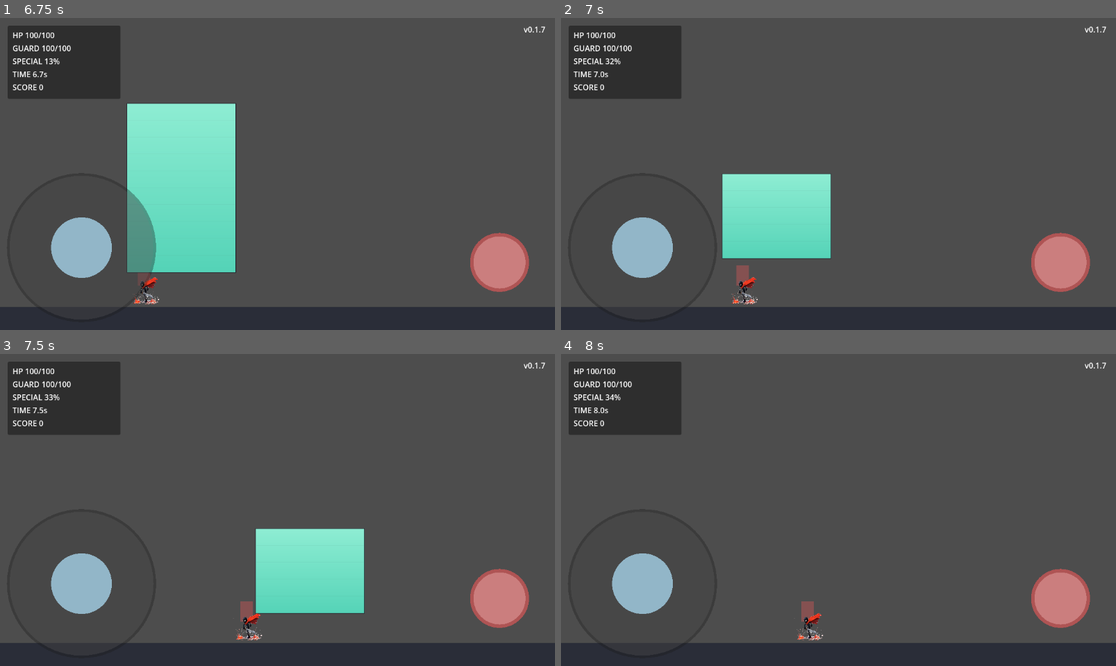
Above: before the commit, frames 1-4 (two rows, left to right).
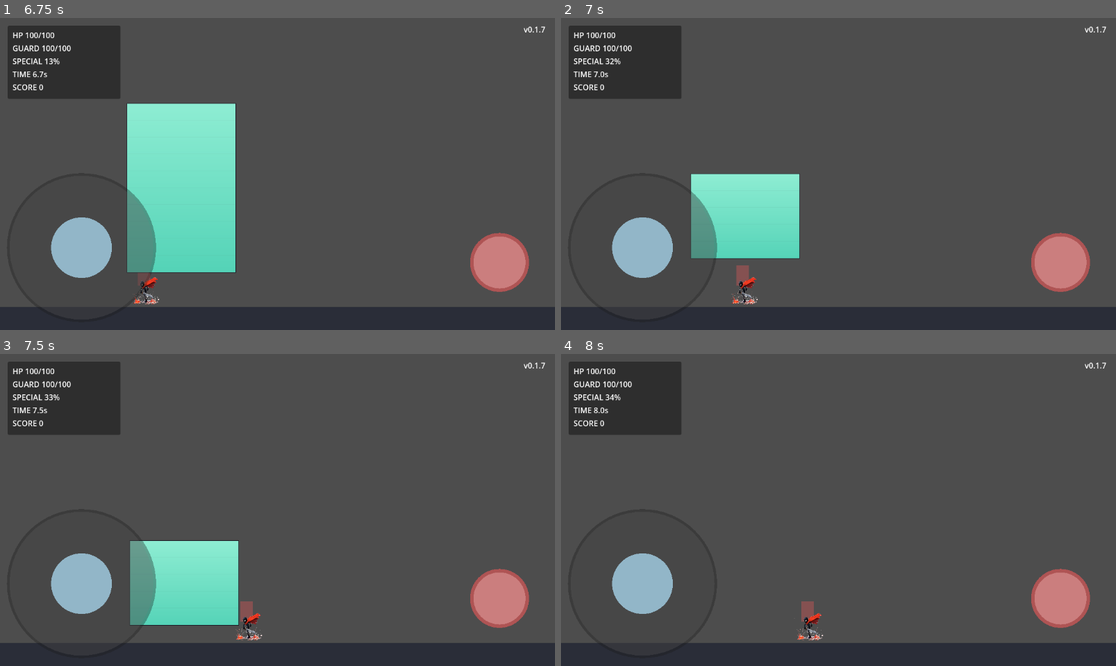
Above: after the commit, the same moments.

Repository: jenemia/BuildingSlash
Game: Godot game, scene res://scenes/Main.tscn
Same seed, same stepped clock (60 frames per second), same inputs: the game is played once before the commit and once after it.
Inputs (mouse positions are in pixels of both pictures, inside the frame that each line leads up to):
- Up to frame 1 (6.75 s): tap Enter at 0.5 s; move the mouse to (249, 236) at 0.52 s; hold D (move_right) 0.53-1.25 s; tap Z (attack) at 0.6, 2.3, 3.6, 5.1 s; click (249, 236) at 0.67 s; tap Space (jump) at 0.77, 2, 3.77 s; drag from (444, 220) to (238, 230) at 1.27 s; move the mouse to (111, 127) at 2.02 s; hold A (move_left) 2.03-2.75 s; tap X (special) at 2.1, 6.6 s; drag from (305, 174) to (111, 127) at 2.77 s; move the mouse to (194, 96) at 3.52 s; hold A (move_left) 3.53-4.25 s; drag from (399, 158) to (11, 230) at 4.27 s; move the mouse to (166, 189) at 5.02 s; hold D (move_right) 5.03-5.75 s; click (166, 189) at 5.17 s; drag from (333, 105) to (166, 189) at 5.77 s; move the mouse to (249, 236) at 6.52 s; hold D (move_right) from 6.53 s (still down)
- Up to frame 2 (7 s): keep holding D (move_right); tap Space (jump) at 6.77 s; tap Z (attack) at 6.8 s
- Up to frame 3 (7.5 s): release D (move_right) at 7.25 s; drag from (444, 556) to (233, 612) at 7.27 s
- Up to frame 4 (8 s): no input

Frame 1 is identical in both runs. In frame 2, 3.1% of the frame differs, in the area x 23-49%, y 49-78%; in frame 3, 11%, in the area x 23-66%, y 55-88%; in frame 4, less than 0.1%.

Commit message:
fix(combat): normalize block damage channels and split damage tuning

Diff:
--- a/scenes/world/FallingBlock.tscn
+++ b/scenes/world/FallingBlock.tscn
@@ -1,8 +1,11 @@
-[gd_scene load_steps=3 format=3]
+[gd_scene load_steps=4 format=3]
 
 [ext_resource type="Script" path="res://scripts/world/falling_block.gd" id="1_flblk"]
 
 [sub_resource type="RectangleShape2D" id="RectangleShape2D_flblk"]
+size = Vector2(180, 280)
+
+[sub_resource type="RectangleShape2D" id="RectangleShape2D_sensor"]
 size = Vector2(180, 280)
 
 [node name="FallingBlock" type="CharacterBody2D"]
@@ -12,6 +15,16 @@
 shape = SubResource("RectangleShape2D_flblk")
 position = Vector2(0, -140)
 
+[node name="TouchSensor" type="Area2D" parent="."]
+monitoring = true
+monitorable = false
+collision_layer = 0
+collision_mask = 1
+
+[node name="CollisionShape2D" type="CollisionShape2D" parent="TouchSensor"]
+shape = SubResource("RectangleShape2D_sensor")
+position = Vector2(0, -140)
+
 [node name="BodyVisual" type="Polygon2D" parent="."]
 polygon = PackedVector2Array(-90, -280, 90, -280, 90, 0, -90, 0)
 color = Color(0.66, 0.7, 0.78, 0.85)
--- a/scripts/main/game_flow.gd
+++ b/scripts/main/game_flow.gd
@@ -3,7 +3,9 @@
 const RewardCalculator = preload("res://scripts/meta/reward_calculator.gd")
 
 @export var max_hp: int = 100
-@export var touch_damage: int = 18
+@export var hit_player_damage: int = 18
+@export var reached_ground_damage_default: int = 8
+@export var debug_damage_events: bool = false
 
 @onready var root: Node2D = get_parent() as Node2D
 @onready var player: Node = root.get_node("Player")
@@ -17,6 +19,7 @@
 var score: int = 0
 var survival_sec: float = 0.0
 var is_run_active: bool = true
+var _damage_dedupe: Dictionary = {}
 
 func _ready() -> void:
 	hp = max_hp
@@ -53,28 +56,71 @@
 		_register_block(node)
 
 func _register_block(block: Node) -> void:
-	if block.has_signal("touched_player") and not block.is_connected("touched_player", _on_block_touched_player):
+	if block.has_signal("hit_player") and not block.is_connected("hit_player", _on_block_hit_player):
+		block.connect("hit_player", _on_block_hit_player)
+	elif block.has_signal("touched_player") and not block.is_connected("touched_player", _on_block_touched_player):
+		# Backward compatibility
 		block.connect("touched_player", _on_block_touched_player)
-	if block.has_signal("hit_ground") and not block.is_connected("hit_ground", _on_block_hit_ground):
+
+	if block.has_signal("reached_ground") and not block.is_connected("reached_ground", _on_block_reached_ground):
+		block.connect("reached_ground", _on_block_reached_ground)
+	elif block.has_signal("hit_ground") and not block.is_connected("hit_ground", _on_block_hit_ground):
+		# Backward compatibility
 		block.connect("hit_ground", _on_block_hit_ground)
+
 	if block.has_signal("block_broken") and not block.is_connected("block_broken", _on_block_broken):
 		block.connect("block_broken", _on_block_broken)
 
-func _on_block_touched_player(_target: Node) -> void:
+func _on_block_hit_player(block: Node, target: Node) -> void:
 	if not is_run_active:
 		return
-	var final_damage := float(touch_damage)
-	if player.has_method("apply_incoming_damage"):
-		final_damage = float(player.call("apply_incoming_damage", final_damage))
-	hp = maxi(0, hp - int(ceil(final_damage)))
-	_update_hud()
-	if hp <= 0:
-		_end_run()
+	var final_damage := float(hit_player_damage)
+	if target != null and target.has_method("apply_incoming_damage"):
+		final_damage = float(target.call("apply_incoming_damage", final_damage))
+	apply_damage({
+		"source_type": "falling_block",
+		"source_id": block.get_instance_id() if block != null else 0,
+		"cause": "hit_player",
+		"amount": int(ceil(final_damage)),
+	})
 
-func _on_block_hit_ground(_block: Node, _tier: String, ground_damage: int) -> void:
+func _on_block_touched_player(target: Node) -> void:
+	# Backward compatibility path (older block signal payload)
+	_on_block_hit_player(null, target)
+
+func _on_block_reached_ground(block: Node, _tier: String, ground_damage: int) -> void:
 	if not is_run_active:
 		return
-	hp = maxi(0, hp - maxi(1, ground_damage))
+	var resolved_ground_damage := ground_damage
+	if resolved_ground_damage <= 0:
+		resolved_ground_damage = reached_ground_damage_default
+	resolved_ground_damage = maxi(1, resolved_ground_damage)
+	apply_damage({
+		"source_type": "falling_block",
+		"source_id": block.get_instance_id() if block != null else 0,
+		"cause": "reached_ground",
+		"amount": resolved_ground_damage,
+	})
+
+func _on_block_hit_ground(block: Node, tier: String, ground_damage: int) -> void:
+	# Backward compatibility path
+	_on_block_reached_ground(block, tier, ground_damage)
+
+func apply_damage(event: Dictionary) -> void:
+	if not is_run_active:
+		return
+	var source_id := int(event.get("source_id", 0))
+	var cause := String(event.get("cause", "unknown"))
+	var amount := maxi(1, int(event.get("amount", 1)))
+	var dedupe_key := "%s:%s" % [str(source_id), cause]
+	if source_id != 0 and _damage_dedupe.has(dedupe_key):
+		return
+	if source_id != 0:
+		_damage_dedupe[dedupe_key] = true
+
+	hp = maxi(0, hp - amount)
+	if debug_damage_events:
+		print("[GameFlow] damage source=%s id=%d cause=%s amount=%d hp=%d/%d" % [String(event.get("source_type", "unknown")), source_id, cause, amount, hp, max_hp])
 	_update_hud()
 	if hp <= 0:
 		_end_run()
--- a/scripts/world/falling_block.gd
+++ b/scripts/world/falling_block.gd
@@ -16,6 +16,9 @@
 @export var debug_print: bool = false
 @export_enum("SOFT", "NORMAL", "HARD") var tier_name: String = "NORMAL"
 
+signal hit_player(block: Node, player: Node)
+signal reached_ground(block: Node, tier: String, ground_damage: int)
+# Backward compatibility signals
 signal touched_player(player: Node)
 signal hit_ground(block: Node, tier: String, ground_damage: int)
 signal block_broken(block: Node, tier: String, score_value: int)
@@ -29,16 +32,21 @@
 var launch_resistance: float = 0.35
 var _launch_cd_left: float = 0.0
 var _ground_hit_processed: bool = false
+var _player_hit_processed: bool = false
 var _color_top: Color = Color(0.93, 0.84, 0.58, 0.95)
 var _color_bottom: Color = Color(0.82, 0.68, 0.34, 0.95)
 
 @onready var collision_shape: CollisionShape2D = $CollisionShape2D
 @onready var body_visual: Polygon2D = $BodyVisual
+@onready var touch_sensor: Area2D = $TouchSensor
+@onready var touch_sensor_shape: CollisionShape2D = $TouchSensor/CollisionShape2D
 
 func _ready() -> void:
 	current_floors = max_floors
 	add_to_group("hittable")
 	add_to_group("falling_block")
+	if touch_sensor != null and not touch_sensor.body_entered.is_connected(_on_touch_sensor_body_entered):
+		touch_sensor.body_entered.connect(_on_touch_sensor_body_entered)
 	set_block_tier(BlockData.tier_from_name(tier_name))
 
 func _physics_process(delta: float) -> void:
@@ -66,14 +74,7 @@
 			queue_free()
 			return
 		if collider is Node and collider.is_in_group("player"):
-			emit_signal("touched_player", collider)
-			if collider.has_method("request_contact_bounce"):
-				var boosted := false
-				if collider.has_method("is_attack_timing"):
-					boosted = bool(collider.call("is_attack_timing"))
-				collider.call("request_contact_bounce", self, col.get_normal(), boosted)
-			if debug_print:
-				print("[FallingBlock] touched player=%s" % collider.name)
+			_emit_player_hit_once(collider, col.get_normal())
 
 func set_block_tier(tier: int) -> void:
 	block_tier = tier
@@ -138,13 +139,35 @@
 	var node := collider as Node
 	return node.name == "Ground" or node.is_in_group("ground")
 
+func _emit_player_hit_once(player: Node, contact_normal: Vector2 = Vector2.UP) -> void:
+	if _player_hit_processed:
+		return
+	_player_hit_processed = true
+	emit_signal("hit_player", self, player)
+	# Backward compatibility
+	emit_signal("touched_player", player)
+
+	if player != null and player.has_method("request_contact_bounce"):
+		var boosted := false
+		if player.has_method("is_attack_timing"):
+			boosted = bool(player.call("is_attack_timing"))
+		player.call("request_contact_bounce", self, contact_normal, boosted)
+	if debug_print and player != null:
+		print("[FallingBlock] hit player=%s" % player.name)
+
 func _emit_ground_hit_once() -> void:
 	if _ground_hit_processed:
 		return
 	_ground_hit_processed = true
+	emit_signal("reached_ground", self, tier_name, ground_hit_damage)
+	# Backward compatibility
 	emit_signal("hit_ground", self, tier_name, ground_hit_damage)
 	if debug_print:
-		print("[FallingBlock] hit ground tier=%s damage=%d" % [tier_name, ground_hit_damage])
+		print("[FallingBlock] reached ground tier=%s damage=%d" % [tier_name, ground_hit_damage])
+
+func _on_touch_sensor_body_entered(body: Node) -> void:
+	if body != null and body.is_in_group("player"):
+		_emit_player_hit_once(body, Vector2.UP)
 
 func _rebuild_visual_and_collision() -> void:
 	var total_h := current_floors * floor_height
@@ -156,6 +179,10 @@
 	var shape := collision_shape.shape as RectangleShape2D
 	shape.size = Vector2(floor_width, total_h)
 	collision_shape.position = Vector2(0.0, -total_h * 0.5)
+	if touch_sensor_shape != null and touch_sensor_shape.shape is RectangleShape2D:
+		var sensor_rect := touch_sensor_shape.shape as RectangleShape2D
+		sensor_rect.size = Vector2(floor_width, total_h)
+		touch_sensor_shape.position = Vector2(0.0, -total_h * 0.5)
 
 	# 비주얼만 크기 조정
 	var visual_w := floor_width * visual_size_scale
Not shown, added: docs/block-damage-channel-normalization-implementation.md
Not shown, changed: index.html
Not shown, changed: index.pck
